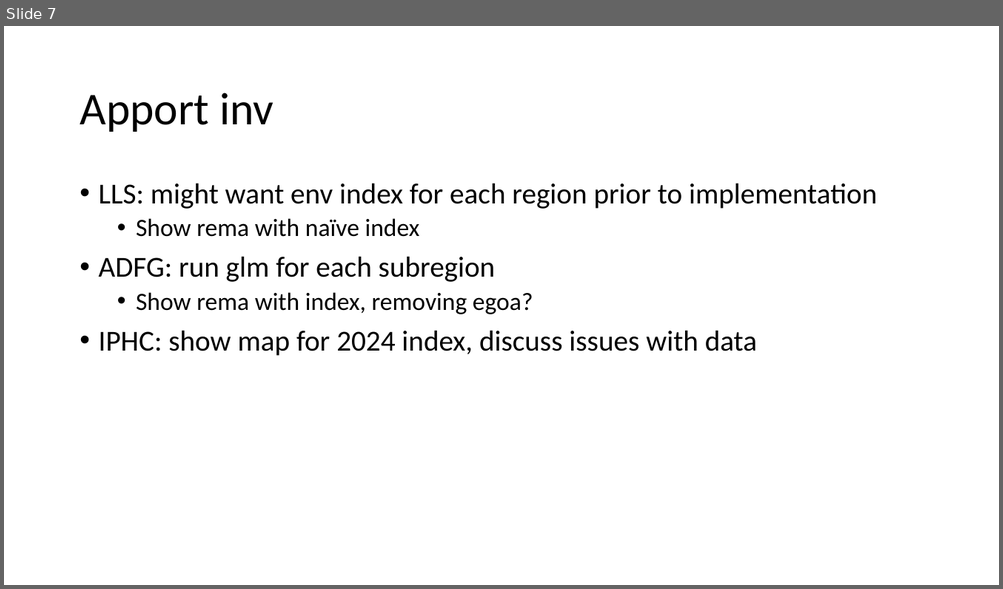
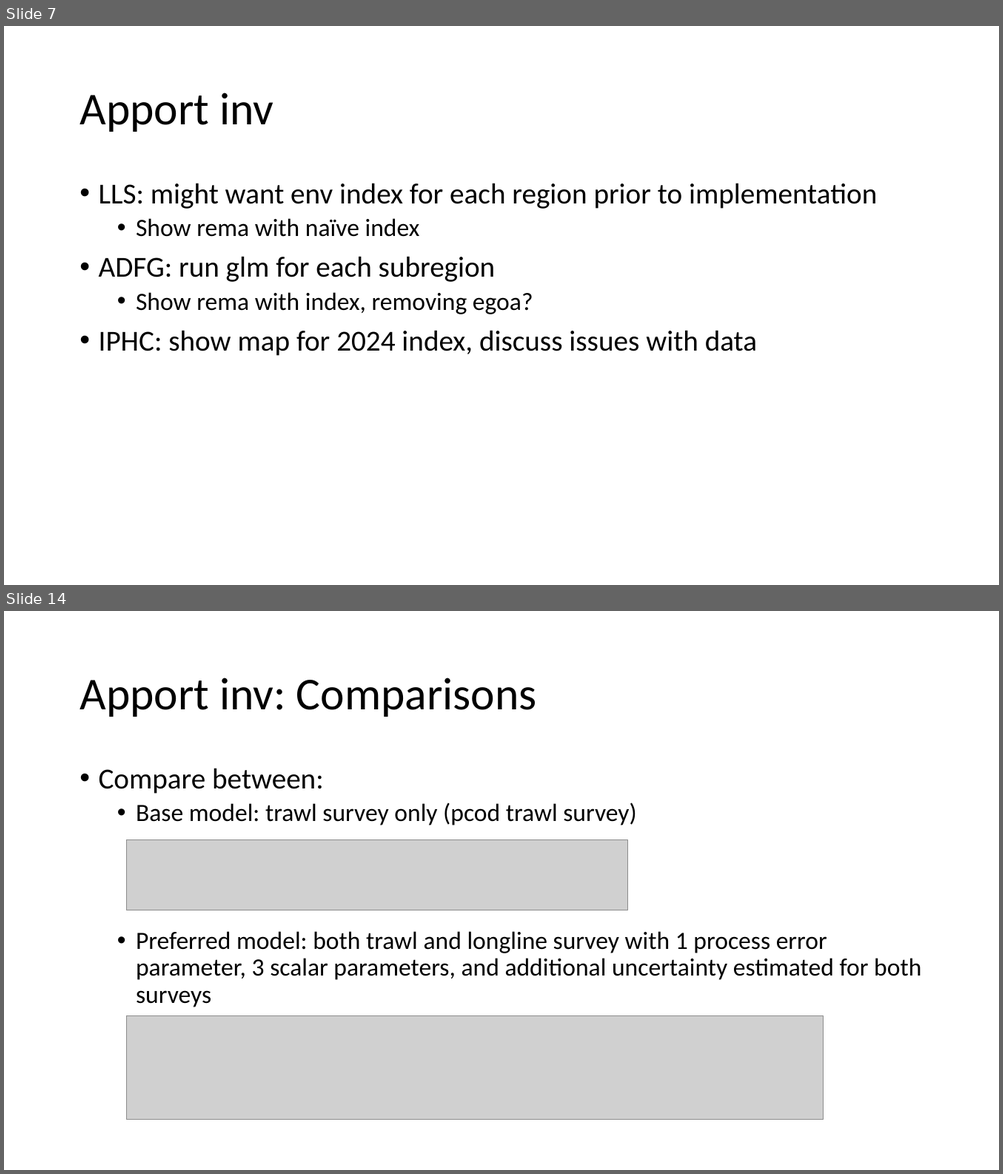
Before and after one commit to pete-hulson/goa_pcod, a slide deck: 2024/presentation/sept_pt/sept_pt_notes.pptx. Shown one above the other, each under a label of ours: slide 7 before the commit, slides 7 and 14 after it; the slides between them are not shown. The pictures are 1003x589 and 1003x1174 pixels, drawn with LibreOffice and Linux fonts; fonts in the diff are those of the drawing; grey boxes stand for pictures. Boxes give left, top, right and bottom in pixels: in the first picture for what was removed or moved away, otherwise in the second. Text is boxed around its words. In the diff, an @@ line names an element or a change of style, - is before the commit and + after.

Commit message:
add apport results and disc

```diff
--- a/2024/presentation/sept_pt/sept_pt_notes.pptx
+++ b/2024/presentation/sept_pt/sept_pt_notes.pptx
@@ slide 14 added at box(4, 611, 999, 1170), background #FFFFFF @@
@@ title added at box(79, 678, 537, 717), 44 pt, text #000000 @@
+Apport inv: Comparisons
@@ text added at box(99, 768, 921, 1008), 24 pt, text #000000 @@
+• Compare between:
+  • Base model: trawl survey only (pcod trawl survey)
+  • Preferred model: both trawl and longline survey with 1 process error parameter, 3 scalar parameters, and additional uncertainty estimated for both surveys
@@ picture added at box(126, 840, 628, 911) @@
@@ picture added at box(126, 1016, 823, 1120) @@
```
Also in this commit, not shown: 12 other slides added, 2 other files.
